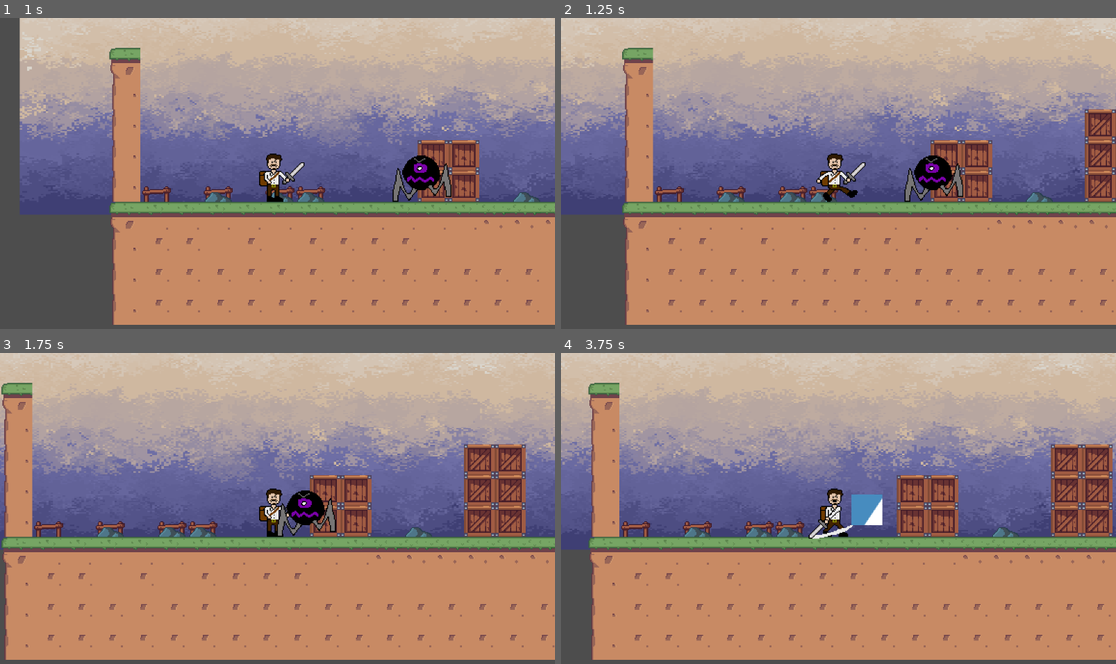
Above: before the commit, frames 1-4 (two rows, left to right).
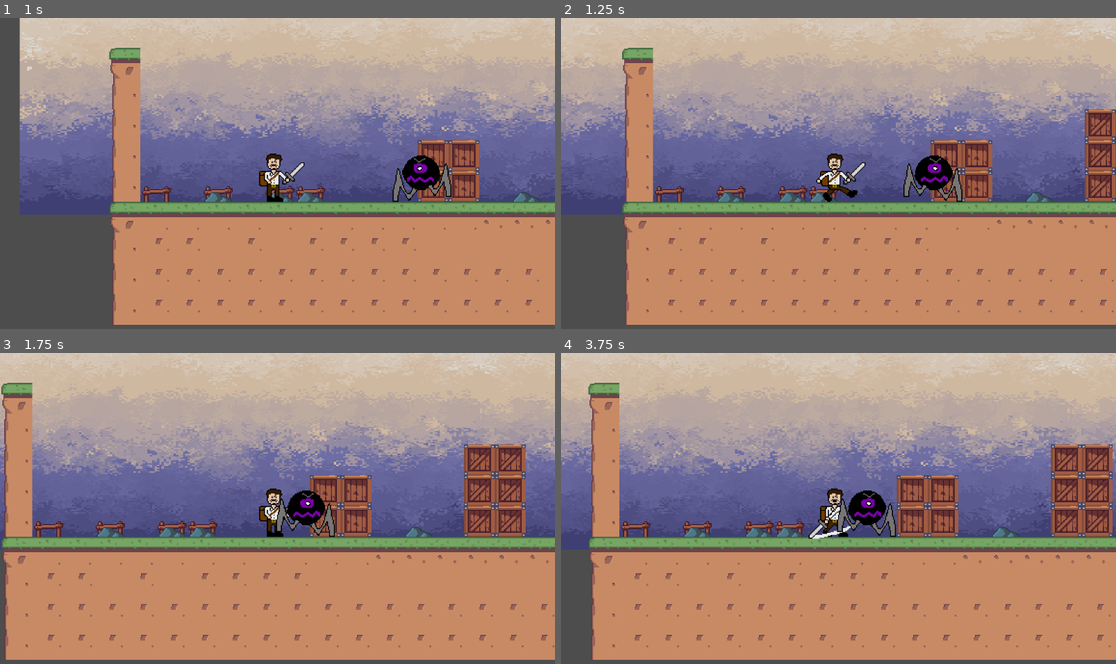
Above: after the commit, the same moments.

Repository: bscott519/ColossalCrisisGame
Game: Godot game, scene res://Scenes/level_1.tscn
Same seed, same stepped clock (60 frames per second), same inputs: the game is played once before the commit and once after it. The engine's default icon, where the game draws it, is replaced by a stand-in: a white triangle on a blue panel in a dark square.
Inputs (mouse positions are in pixels of both pictures, inside the frame that each line leads up to):
- Up to frame 1 (1 s): move the mouse to (399, 157) at 0.52 s; hold D (right) from 0.53 s (still down); click (399, 157) at 0.6 s; tap Space (jump) at 0.77 s
- Up to frame 2 (1.25 s): keep holding D (right)
- Up to frame 3 (1.75 s): keep holding D (right); move the mouse to (166, 524) at 1.27 s; click (166, 524) at 1.35 s; tap Space (jump) at 1.52 s
- Up to frame 4 (3.75 s): move the mouse to (894, 440) at 2.02 s; release D (right) at 2.03 s; hold A (left) 2.03-2.78 s; click (894, 440) at 2.1 s; move the mouse to (810, 570) at 2.77 s; hold D (right) from 2.78 s (still down); click (810, 570) at 2.85 s; tap Space (jump) at 3.02 s; move the mouse to (1005, 555) at 3.52 s; click (1005, 555) at 3.6 s

Frame 1 is identical in both runs. In frame 2, 0.6% of the frame differs, in the area x 61-73%, y 44-60%; in frame 3, 0.6%; in frame 4, 1.0%, in the area x 49-61%, y 44-60%.

Commit message:
trying to fix enemy chase

Diff:
--- a/Scenes/colosslings.tscn
+++ b/Scenes/colosslings.tscn
@@ -141,3 +141,4 @@
 
 [connection signal="timeout" from="Timer" to="." method="_on_timer_timeout"]
 [connection signal="area_entered" from="CLHitbox" to="." method="_on_cl_hitbox_area_entered"]
+[connection signal="area_entered" from="CLDealDmgArea" to="." method="_on_cl_deal_dmg_area_area_entered"]
--- a/Scenes/darkbird.tscn
+++ b/Scenes/darkbird.tscn
@@ -107,8 +107,6 @@
 radius = 22.0
 
 [node name="darkbird" type="CharacterBody2D"]
-collision_layer = 2
-collision_mask = 2
 script = ExtResource("1_7te06")
 
 [node name="AnimatedSprite2D" type="AnimatedSprite2D" parent="."]
--- a/Scripts/colosslings.gd
+++ b/Scripts/colosslings.gd
@@ -10,10 +10,6 @@
 
 var is_chasing: bool
 var dir: Vector2
-var num_of_points: int
-var point_positions: Array[Vector2]
-var cur_point: Vector2
-var cur_point_pos: int
 var can_walk: bool
 var took_dmg: bool = false
 var dead: bool = false
@@ -31,11 +27,13 @@
 	is_chasing = true
 
 func _process(delta):
-	player = Global.plyrbody
-
 	if !is_on_floor():
 		velocity.y += gravity * delta
 		velocity.x = 0
+
+	Global.cLDmgAmount = dmg_to_deal
+	Global.cLDmgZone = $CLDealDmgArea
+	player = Global.plyrbody
 
 	if Global.plyrAlive:
 		is_chasing = true
@@ -56,13 +54,7 @@
 	array.shuffle()
 	return array.front()
 
-func _physics_process(delta: float):
-	Global.cLDmgAmount = dmg_to_deal
-	Global.cLDmgZone = $CLDealDmgArea
-
-	player = Global.plyrbody
-
-func enemy_walk(delta: float):
+func enemy_walk(delta):
 	if !dead:
 		if !is_chasing:
 			velocity += dir * speed * delta
@@ -83,9 +75,9 @@
 func enemy_anims():
 	if !dead and !took_dmg and !is_deal_dmg:
 		animated_sprite_2d.play("walk")
-		if dir.x == 1:
+		if dir.x == -1:
 			animated_sprite_2d.flip_h = true
-		elif dir.x == -1:
+		elif dir.x == 1:
 			animated_sprite_2d.flip_h = false
 	elif !dead and took_dmg and !is_deal_dmg:
 		animated_sprite_2d.play("hurt")
@@ -109,3 +101,9 @@
 		health = min_health
 		dead = true
 	print(str(self), "current health is ", health)
+
+func _on_cl_deal_dmg_area_area_entered(area):
+	if area == Global.plyrHitbox:
+		is_deal_dmg = true
+		await get_tree().create_timer(1.0).timeout
+		is_deal_dmg = false
--- a/Scripts/player.gd
+++ b/Scripts/player.gd
@@ -26,6 +26,7 @@
 
 func _physics_process(delta):
 	Global.plyrDmgZone = dmg_zone
+	Global.plyrHitbox = $PlayerHitbox
 
 	velocity.y += gravity * delta
 
@@ -41,7 +42,7 @@
 			animated_sprite_2d.play('idle')
 
 	attack_anims()
-
+	check_hitbox()
 	move_and_slide()
 
 func handle_hor_movement():
